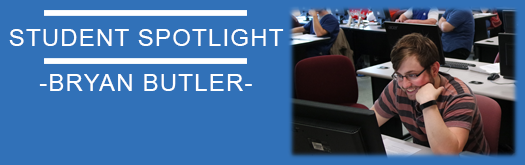
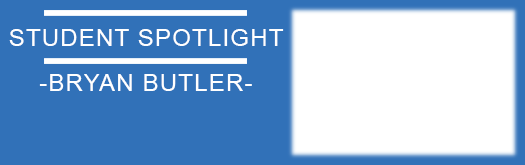
Layers edited between the first and the second (525, 165) image:
renamed "Layer 1" to "Layer 2", painted on it over [left=288, top=6, right=519, bottom=159]
